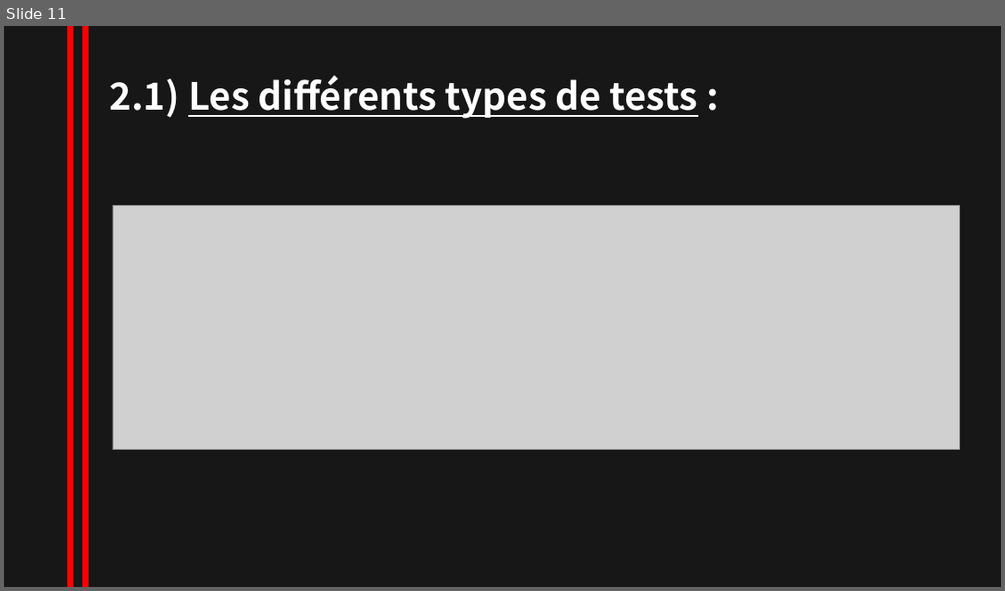
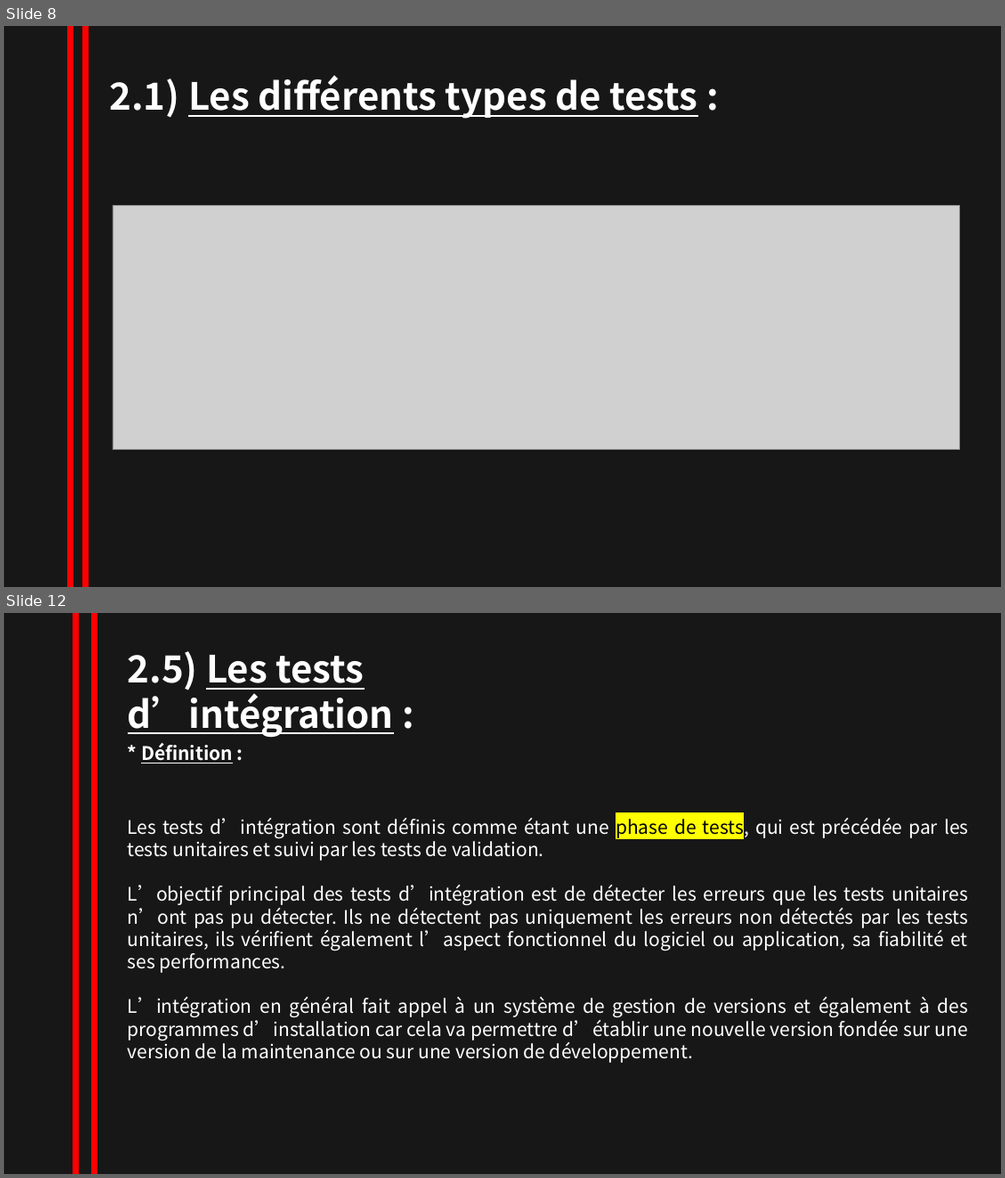
Before and after one commit to NesrineZitouni11/nesrine_zitouni, a slide deck: TRAVAUX/powerpointRevisionISTQB.pptx. Shown one above the other, each under a label of ours: slide 11 before the commit, slides 8 and 12 after it; the slides between them are not shown. The pictures are 1005x591 and 1005x1178 pixels, drawn with LibreOffice and Linux fonts; fonts in the diff are those of the drawing; grey boxes stand for pictures. Boxes give left, top, right and bottom in pixels: in the first picture for what was removed or moved away, otherwise in the second. Text is boxed around its words. In the diff, an @@ line names an element or a change of style, - is before the commit and + after.

```diff
--- a/TRAVAUX/powerpointRevisionISTQB.pptx
+++ b/TRAVAUX/powerpointRevisionISTQB.pptx
@@ slide 12 added at box(4, 613, 1001, 1174), background #181717 @@
@@ line added from (76, 613) to (76, 1174), #FF0000 6 pt @@
@@ line added from (95, 613) to (95, 1174), #FF0000 6 pt @@
@@ text added at box(128, 651, 394, 737), 36 pt, text #FFFFFF, bold, underline @@
+2.5) Les tests d’intégration :
@@ text added at box(141, 743, 233, 763), 18 pt, text #FFFFFF, bold, underline @@
+* Définition :
@@ text added at box(128, 815, 968, 1059), 18 pt, text #FFFFFF @@
+Les tests d’intégration sont définis comme étant une phase de tests, qui est précédée par les tests unitaires et suivi par les tests de validation.
+L’objectif principal des tests d’intégration est de détecter les erreurs que les tests unitaires n’ont pas pu détecter. Ils ne détectent pas uniquement les erreurs non détectés par les tests unitaires, ils vérifient également l’aspect fonctionnel du logiciel ou application, sa fiabilité et ses performances.
+L’intégration en général fait appel à un système de gestion de versions et également à des programmes d’installation car cela va permettre d’établir une nouvelle version fondée sur une version de la maintenance ou sur une version de développement.
@@ what was slide 11 is now slide 8 @@
```
Also in this commit, not shown: 2 slides changed, 4 other slides added, 15 slides removed.
